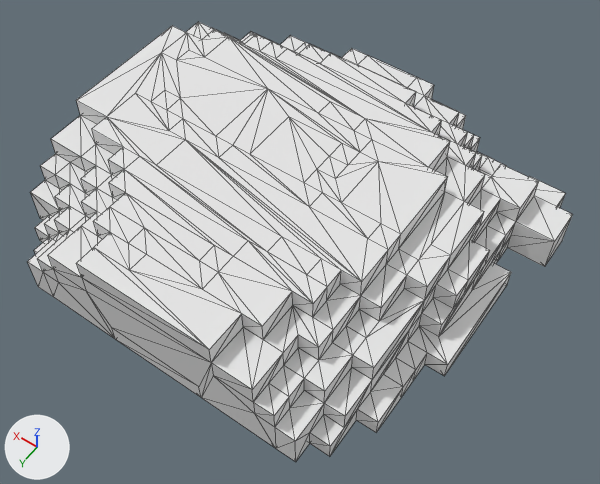
A saved change to the OBJ model Assets/Arte/Dirt/Dirt_Lshape/Dirt_Lshape.obj.
One viewpoint serves both versions: a 50 mm camera at (-1.62, 2.32, 3.24) aimed at (-0.2, 0.32, 0.1). Every picture has the same lights, and +X, +Y and +Z are marked at lower left. Mesh edges are drawn as thin lines. Where no turn or scale is listed for an object, it has been applied to the vertices. Vertices at the same position are counted once.

Before the edit, the objects in view are built like this:
```python
me_untitled = bpy.data.meshes.new('Untitled')
me_untitled.from_pydata(...)  # 503 vertices, 1002 faces; spans x -1.2..1.0, y -0.9..1.2, z 0.0..0.5
me_untitled.materials.append(mat_palette)  # white #e7e7e7
ob_untitled = bpy.data.objects.new('Untitled', me_untitled)
ob_untitled.location = (0.0, 0.0, 0.0)
```
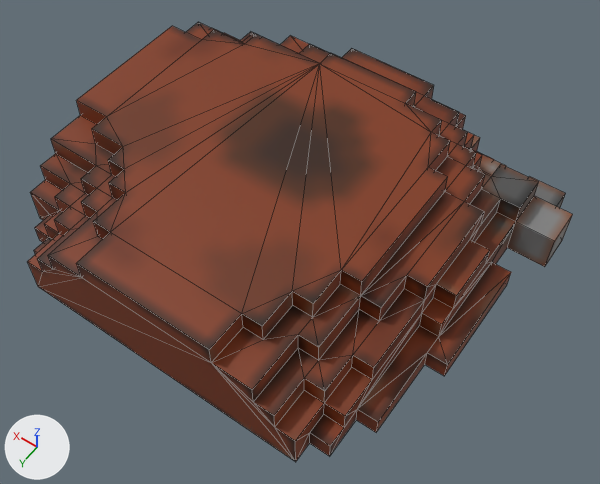
The newer file is also turned or shifted as a whole; pictures and numbers use the older file's frame.

Changed parts and their boxes [x1, y1, x2, y2] in the pictures (600 x 484 px):
```json
{"part": 1, "of": "me_untitled", "change": "deleted", "before": [38, 23, 554, 462]}
{"part": 2, "of": "me_untitled", "change": "recoloured", "before": [28, 34, 538, 461], "after": [28, 34, 538, 461], "on screen": "white to brown"}
```

Edits to the scene script, one JSON object a line:
```json
{"op": "add", "block": "img_dirt_lshape_texture_png", "code": ["img_dirt_lshape_texture_png = load_image('Dirt_Lshape_texture.png', 'Dirt_Lshape_texture.png', 37, 37, 'sRGB')"]}
{"op": "add", "block": "mat_material_003", "code": ["mat_material_003 = principled_material('Material.003')", "mat_material_003.texture = img_dirt_lshape_texture_png"]}
{"block": "me_untitled", "where": "# used by ob_untitled; location = (0.0, 0.0, 0.0)"}
{"op": "remove", "block": "me_untitled", "code": "me_untitled.from_pydata(...)  # 503 vertices, 1002 faces; spans x -1.2..1.0, y -0.9..1.2, z 0.0..0.5"}
{"op": "add", "block": "me_untitled", "code": "me_untitled.from_pydata(...)  # 302 vertices, 344 faces; spans x -1.2..1.0, y -0.9..1.2, z 0.0..0.5"}
{"block": "me_untitled", "change": "me_untitled part 1: 201 vertices removed from x -1.1..1.0, y -0.9..1.2, z 0.0..0.5"}
{"block": "me_untitled", "change": "me_untitled part 2: 43 faces spanning x -1.1..1.0, y -0.8..1.2, z 0.0..0.5 switch from mat_palette (white #e7e7e7) to mat_material_003 (picture img_dirt_lshape_texture_png)"}
```
